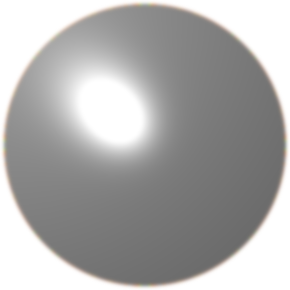
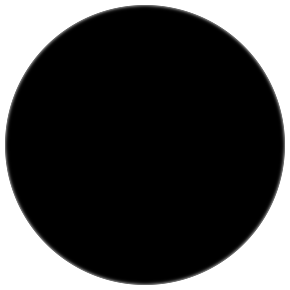
Revision of a layered 290x290 image; what changed, layer by layer:
added layer "Layer" above "Yellow_peg.xcf" over [5, 5, 285, 285]
hid "Background" over [0, 0, 290, 290]
